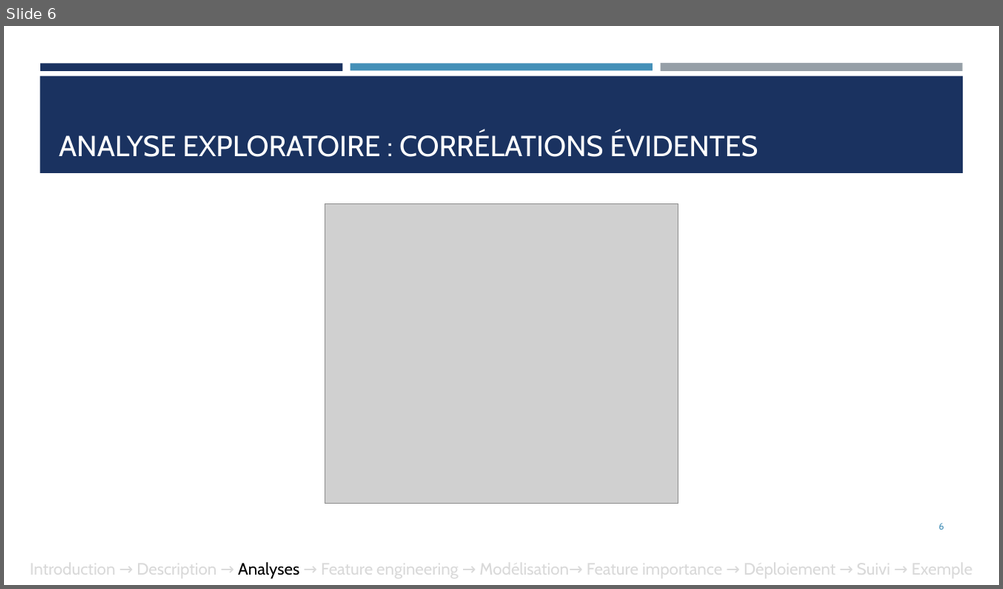
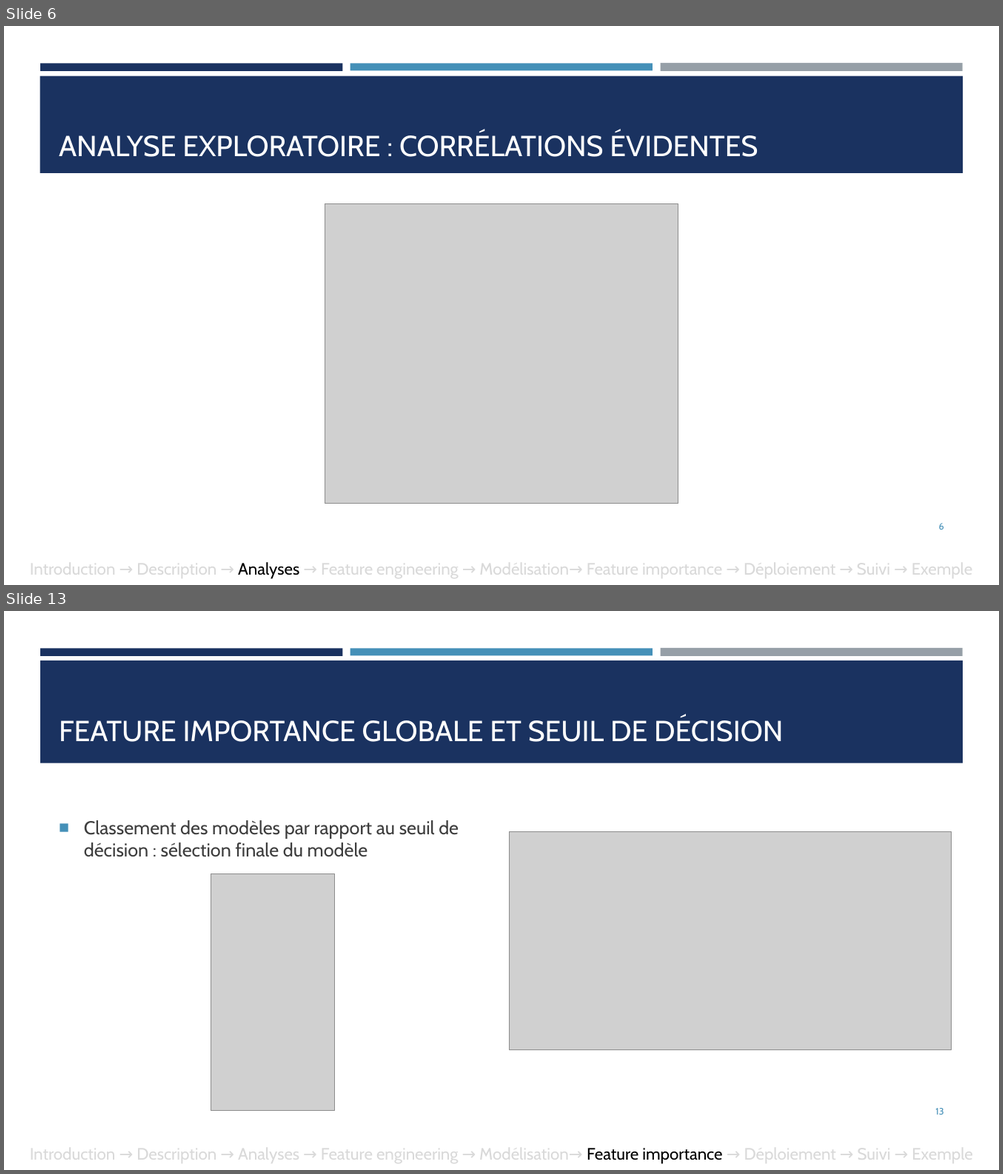
Before and after one commit to ludovicchmz/OpenClassrooms-DataScientist-Projet7, a slide deck: Chaumaz_Ludovic_6_presentation_102025.pptx. Shown one above the other, each under a label of ours: slide 6 before the commit, slides 6 and 13 after it; the slides between them are not shown. The pictures are 1003x589 and 1003x1174 pixels, drawn with LibreOffice and Linux fonts; fonts in the diff are those of the drawing; grey boxes stand for pictures. Boxes give left, top, right and bottom in pixels: in the first picture for what was removed or moved away, otherwise in the second. Text is boxed around its words. In the diff, an @@ line names an element or a change of style, - is before the commit and + after.

```diff
--- a/Chaumaz_Ludovic_6_presentation_102025.pptx
+++ b/Chaumaz_Ludovic_6_presentation_102025.pptx
@@ slide 13 added at (4,611,999,1170), background #FFFFFF; not listed: 3 template elements that a slide beside it also shows @@
@@ rectangle added at (40,661,963,763), fill #1A3260 @@
@@ title added at (59,717,782,742), 28 pt, text #FFFFFF @@
+FEATURE IMPORTANCE GLOBALE ET SEUIL DE DÉCISION
@@ text added at (84,820,458,857), 18 pt, text #3D3D3D @@
+■ Classement des modèles par rapport au seuil de décision : sélection finale du modèle
@@ picture added at (509,832,951,1050) @@
@@ picture added at (210,874,335,1111) @@
@@ page number added at (935,1108,943,1115), 9 pt, text #4590B8 @@
+13
@@ text added at (30,1145,973,1165), 16 pt, text #D9D9D9 @@
+Introduction → Description → Analyses → Feature engineering → Modélisation→ Feature importance → Déploiement → Suivi → Exemple
```
Also in this commit, not shown: 2 slides changed, 10 other slides added, 4 other files.
